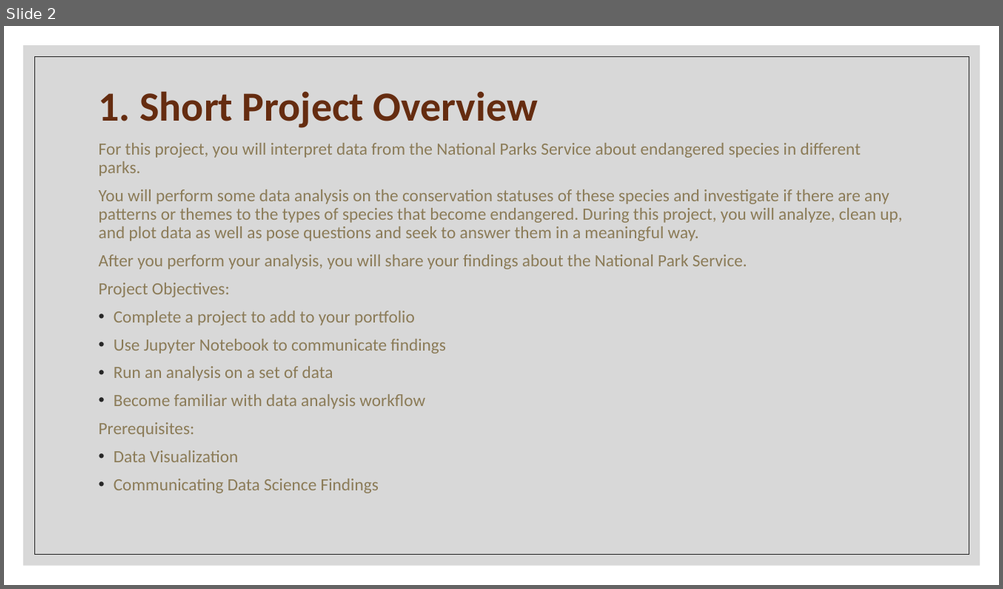
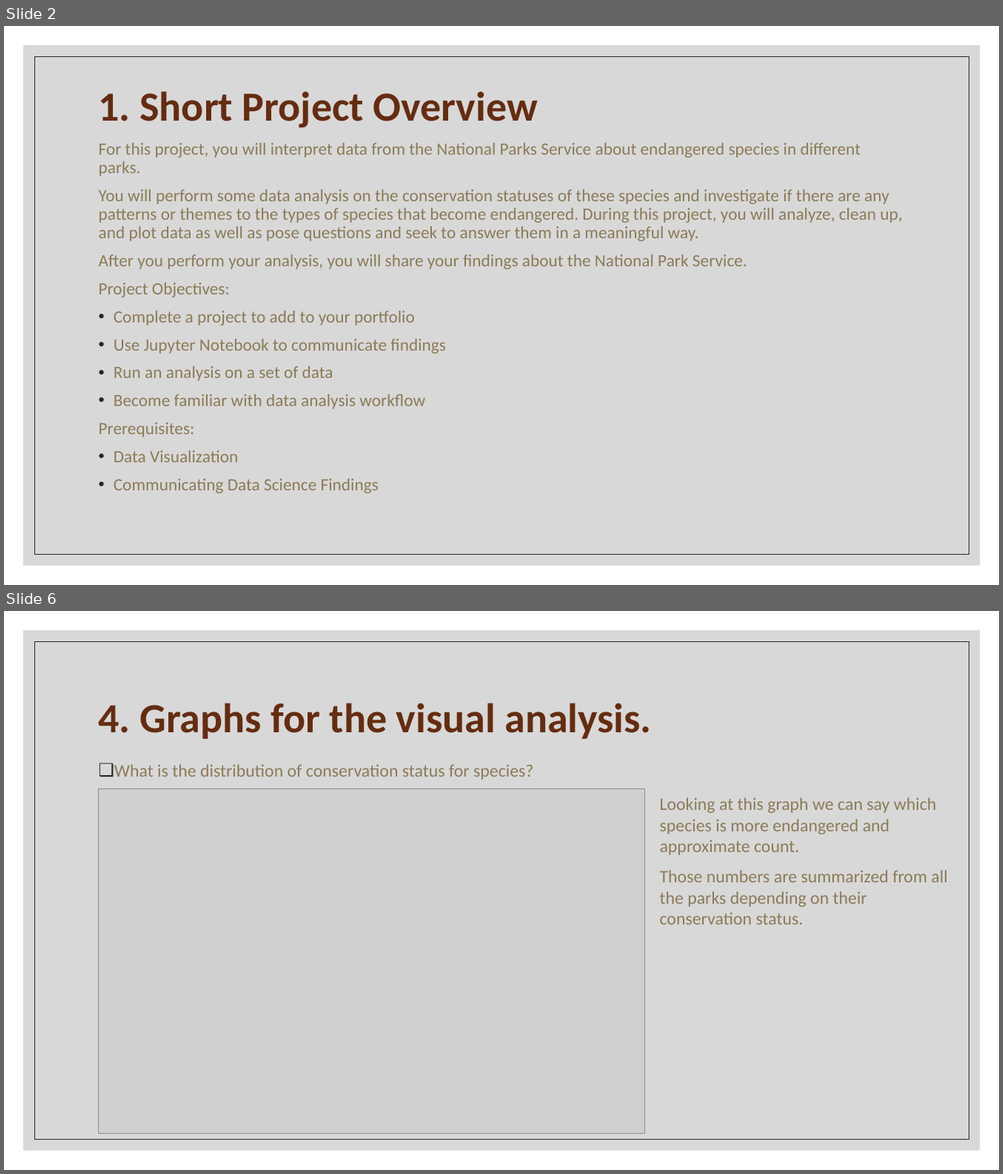
Before and after one commit to Kate-Pol/Biodiversity-in-National-Parks, a slide deck: Project Presentation.pptx. Shown one above the other, each under a label of ours: slide 2 before the commit, slides 2 and 6 after it; the slides between them are not shown. The pictures are 1003x589 and 1003x1174 pixels, drawn with LibreOffice and Linux fonts; fonts in the diff are those of the drawing; grey boxes stand for pictures. Boxes give left, top, right and bottom in pixels: in the first picture for what was removed or moved away, otherwise in the second. Text is boxed around its words. In the diff, an @@ line names an element or a change of style, - is before the commit and + after.

```diff
--- a/Project Presentation.pptx
+++ b/Project Presentation.pptx
@@ slide 6 added at bbox=[4, 611, 999, 1170], background #FFFFFF; not listed: 2 template elements that a slide beside it also shows @@
@@ title added at bbox=[99, 703, 651, 739], 40 pt, text #662C10, bold @@
+4. Graphs for the visual analysis.
@@ text added at bbox=[114, 764, 533, 780], 17 pt, text #8B7B57 @@
+❑ What is the distribution of conservation status for species?
@@ picture added at bbox=[98, 789, 645, 1135] @@
@@ text added at bbox=[660, 797, 947, 925], 17 pt, text #8B7B57 @@
+Looking at this graph we can say which species is more endangered and approximate count.
+Those numbers are summarized from all the parks depending on their conservation status.
```
Also in this commit, not shown: 4 other slides added, 1 other file.
